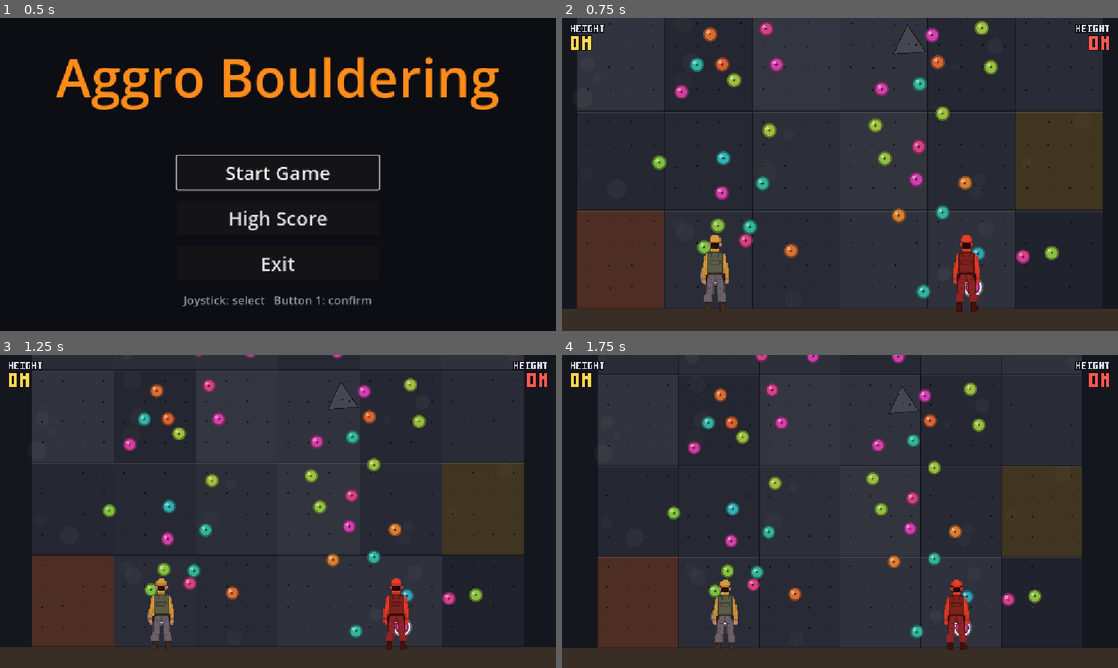
Above: before the commit, frames 1-4 (two rows, left to right).
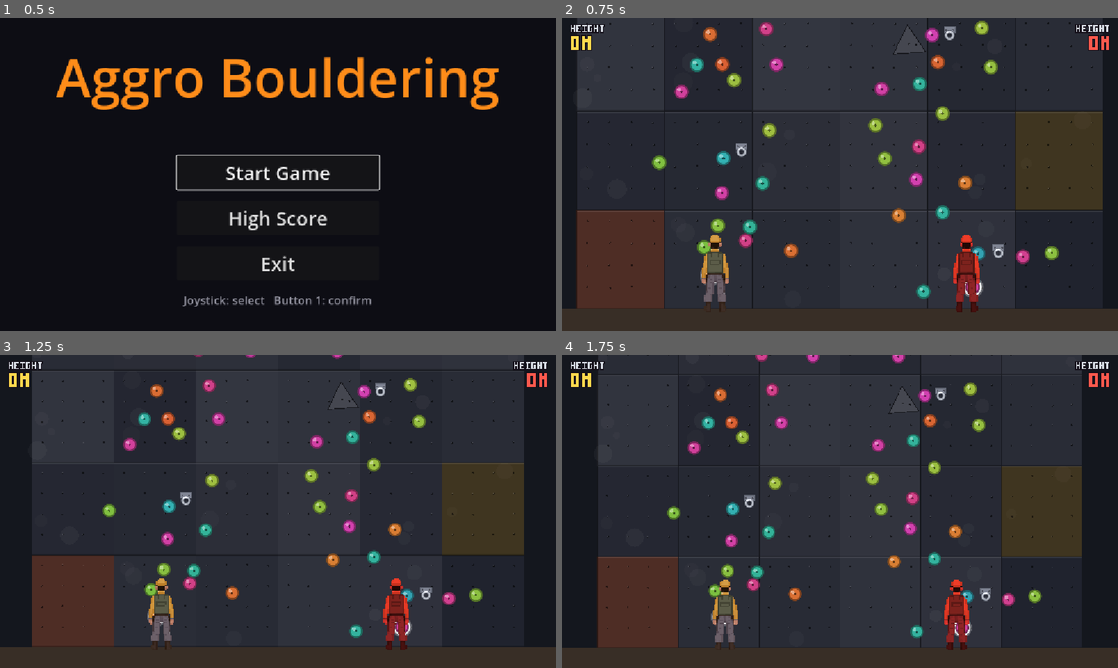
Above: after the commit, the same moments.

Repository: eastlin7/arcade-game-hackathon
Game: Godot game, scene res://Main.tscn
Two runs of this game, one before a commit and one after it. Both use one fixed random seed, a clock stepped at 60 frames per second and the inputs below.
Inputs:
- Up to frame 1 (0.5 s): no input
- Up to frame 2 (0.75 s): click "Start Game" at 0.5 s
- Up to frame 3 (1.25 s): no input
- Up to frame 4 (1.75 s): tap Enter (ui_accept) at 1.25, 1.52 s; hold Right (ui_right) from 1.28 s (still down)

Frame 1 is identical in both runs. In frame 2, 0.2% of the frame differs, in the area x 31-80%, y 2-77%; in frame 3, 0.2%; in frame 4, 0.2%.

Commit message:
feat: tether system — anchor points, fall floor, verlet rope, handoff
- HoldSpawner: deterministic tether points every 7 rows per guide line
  (phase-shifted per line), placed beside the guide-line hold
- TetherPoint.gd: code-drawn piton/ring in group tether_points; on handoff
  it rips off the wall, falls with gravity, frees 5 m below origin
- Player.gd: auto-attach within 60 px, Y-only floor clamp 1 m below anchor
  in _integrate_forces (constraint outlives streamed-out point nodes)
- TetherRope.gd: 12-point verlet rope with sag/sway, drawn via
  draw_polyline; 0.18 s ease-out shoot-out on attach

Diff:
--- a/HoldSpawner.gd
+++ b/HoldSpawner.gd
@@ -27,7 +27,12 @@
 
 const HoldScene := preload("res://Hold.tscn")
 const BottleScene := preload("res://Bottle.tscn")
+const TetherPointScript := preload("res://TetherPoint.gd")
 const BOTTLE_CHANCE := 0.18  # chance per row a bottle sits on the wall
+# Tether points: one per guide line every TETHER_INTERVAL rows (phase-shifted
+# per line so both players' points don't land on the same row).
+const TETHER_INTERVAL := 7
+const TETHER_PHASES: Array[int] = [3, 6]
 
 # row_index -> container Node2D holding that row's holds.
 var _rows: Dictionary = {}
@@ -111,7 +116,19 @@
 				placed.append(hx)
 
 
-	# 3. Occasional throwable bottle, parked clear of this row's holds.
+	# 3. Deterministic tether point on a guide line every TETHER_INTERVAL rows
+	# (alongside the row's normal holds, nudged to the side of the line).
+	for line in LINE_STARTS.size():
+		if r > 0 and (r + TETHER_PHASES[line]) % TETHER_INTERVAL == 0:
+			var lx := _get_line_x(line, r)
+			var side := -1.0 if rng.randf() < 0.5 else 1.0
+			var tx := clampf(lx + side * rng.randf_range(30.0, 55.0), X_MIN, X_MAX)
+			var tp := Node2D.new()
+			tp.set_script(TetherPointScript)
+			tp.position = Vector2(tx, row_y + rng.randf_range(-JITTER_Y, JITTER_Y))
+			container.add_child(tp)
+
+	# 4. Occasional throwable bottle, parked clear of this row's holds.
 	if rng.randf() < BOTTLE_CHANCE:
 		var bx := rng.randf_range(X_MIN, X_MAX)
 		if _clear_of(placed, bx):
--- a/Player.gd
+++ b/Player.gd
@@ -45,7 +45,20 @@
 var _hl_left_hold: Node2D = null
 var _hl_right_hold: Node2D = null
 
+# Tether: auto-attach when the body gets within this range of a tether point.
+const TETHER_ATTACH_RADIUS := 60.0
+# While tethered, the body can never fall more than 1 m below the anchor.
+const TETHER_FLOOR_DROP := 100.0
+
+# Current tether point (null when untethered) and its frozen anchor position.
+var tether_point: Node2D = null
+var tether_anchor := Vector2.ZERO
+# Anchor constraint survives even if the point node is streamed out below.
+var tether_active := false
+var _tether_rope: Node2D = null
+
 const GrabSplashScript := preload("res://GrabSplash.gd")
+const TetherRopeScript := preload("res://TetherRope.gd")
 const GrabWhiffScript := preload("res://GrabWhiff.gd")
 const HitTextScript := preload("res://HitText.gd")
 const RedTintShader := preload("res://red_tint.gdshader")
@@ -87,6 +100,11 @@
 	_mat.set_shader_parameter("mix_amount", 0.8 if red_tint else 0.0)
 	for sprite: CanvasItem in [$BodySprite, $LeftArm/ArmSprite, $RightArm/ArmSprite]:
 		sprite.material = _mat
+	# Rope visual: child node drawing in world space (top_level in its _ready).
+	_tether_rope = Node2D.new()
+	_tether_rope.set_script(TetherRopeScript)
+	_tether_rope.player = self
+	add_child(_tether_rope)
 
 
 func _physics_process(delta: float) -> void:
@@ -134,6 +152,35 @@
 
 	# While gripping, the climber holds on: no gravity sag, movement is steered.
 	gravity_scale = 0.0 if (left_locked or right_locked) else 1.0
+
+	_update_tether()
+
+
+# Auto-attach to a nearby tether point; on a new attachment the old point is
+# ripped off the wall and falls away (a climber only ever has one safety line).
+func _update_tether() -> void:
+	if tether_point != null and not is_instance_valid(tether_point):
+		tether_point = null  # node streamed out; anchor + rope stay live
+	var best: Node2D = null
+	var best_d := TETHER_ATTACH_RADIUS
+	for tp: Node2D in get_tree().get_nodes_in_group("tether_points"):
+		if tp == tether_point:
+			continue
+		var d := tp.global_position.distance_to(global_position)
+		if d < best_d:
+			best_d = d
+			best = tp
+	if best == null:
+		return
+	if tether_point != null and is_instance_valid(tether_point):
+		tether_point.detach_and_fall()
+	tether_point = best
+	tether_anchor = best.global_position
+	tether_active = true
+	# Rope shoots out from the body to the ring (constraint is live immediately;
+	# only the visual animates — keeps it snappy).
+	_tether_rope.shoot_to(tether_anchor)
+	_spawn_grab_splash(tether_anchor)
 
 
 # Bottle hit: hands fly open and can't grip for `duration`. Carried bottles drop.
@@ -323,6 +370,15 @@
 	_apply_arm_constraint(state, left_locked, left_anchor, LEFT_SHOULDER, true)
 	_apply_arm_constraint(state, right_locked, right_anchor, RIGHT_SHOULDER, false)
 
+	# Tether floor: free to climb up/sideways, but never drop more than 1 m
+	# below the anchor. Y-only clamp, downward velocity killed.
+	if tether_active:
+		var floor_y := tether_anchor.y + TETHER_FLOOR_DROP
+		if state.transform.origin.y > floor_y:
+			state.transform.origin.y = floor_y
+			if state.linear_velocity.y > 0.0:
+				state.linear_velocity.y = 0.0
+
 	# Rigid grip: velocity is steered, not force-pushed. No input -> hold still.
 	if left_locked or right_locked:
 		var desired := aim_dir * CLIMB_SPEED
--- /dev/null
+++ b/TetherPoint.gd
@@ -0,0 +1,63 @@
+extends Node2D
+# Safety tether point: a metal piton/ring bolted to the wall. Players auto-
+# attach by proximity (see Player.gd). When a player moves on to a newer
+# point, the old one is ripped from the wall and falls away.
+#
+# Code-drawn like Hold.gd — no textures.
+
+const RING_COLOR := Color(0.72, 0.74, 0.78)   # steel
+const RING_DARK := Color(0.38, 0.40, 0.45)
+const PLATE_COLOR := Color(0.50, 0.52, 0.58)
+const BOLT_COLOR := Color(0.30, 0.31, 0.35)
+const FALL_GRAVITY := 980.0
+const FALL_FREE_DIST := 500.0  # free after falling 5 m below origin
+
+var _falling := false
+var _fall_velocity := Vector2.ZERO
+var _fall_origin_y := 0.0
+var _spin := 0.0
+
+
+func _ready() -> void:
+	add_to_group("tether_points")
+	queue_redraw()
+
+
+# Rip the point off the wall: no longer attachable, falls with simple gravity
+# and is freed once it has dropped 5 meters below where it was mounted.
+func detach_and_fall() -> void:
+	if _falling:
+		return
+	_falling = true
+	remove_from_group("tether_points")
+	_fall_origin_y = global_position.y
+	_fall_velocity = Vector2(randf_range(-40.0, 40.0), -60.0)  # small pop off the wall
+	_spin = randf_range(-6.0, 6.0)
+	# Escape the spawner's row container so scroll-out cleanup can't free the
+	# row (and this node with it) before the fall finishes.
+	var world := get_tree().current_scene
+	if world != null and get_parent() != world:
+		call_deferred("reparent", world)
+
+
+func _process(delta: float) -> void:
+	if not _falling:
+		return
+	_fall_velocity.y += FALL_GRAVITY * delta
+	global_position += _fall_velocity * delta
+	rotation += _spin * delta
+	if global_position.y > _fall_origin_y + FALL_FREE_DIST:
+		queue_free()
+
+
+func _draw() -> void:
+	# Wall plate with two bolt heads.
+	draw_rect(Rect2(-12.0, -6.0, 24.0, 12.0), PLATE_COLOR)
+	draw_rect(Rect2(-12.0, -6.0, 24.0, 12.0), RING_DARK, false, 2.0)
+	draw_circle(Vector2(-8.0, 0.0), 2.2, BOLT_COLOR)
+	draw_circle(Vector2(8.0, 0.0), 2.2, BOLT_COLOR)
+	# Hanging steel ring below the plate.
+	draw_arc(Vector2(0.0, 12.0), 8.0, 0.0, TAU, 20, RING_DARK, 5.0, true)
+	draw_arc(Vector2(0.0, 12.0), 8.0, 0.0, TAU, 20, RING_COLOR, 2.5, true)
+	# Highlight glint on the ring.
+	draw_arc(Vector2(0.0, 12.0), 8.0, -2.4, -1.2, 6, Color(0.95, 0.96, 1.0), 2.0, true)
--- /dev/null
+++ b/TetherRope.gd
@@ -0,0 +1,100 @@
+extends Node2D
+# Sagging, swaying safety rope between a player and their tether anchor.
+# Cheap verlet chain (SEGMENTS points, a couple of relaxation passes) drawn
+# with a single draw_polyline — fine on old GPUs.
+#
+# Owned by the player, lives in world space (top_level). When the player
+# attaches to a new point the rope "shoots out": the far endpoint travels
+# from the player to the anchor over SHOOT_TIME before settling.
+
+const SEGMENTS := 12               # point count (11 rope segments)
+const GRAVITY := Vector2(0.0, 520.0)
+const DAMPING := 0.985
+const RELAX_ITERATIONS := 2
+const SLACK := 1.12                # rest length = distance * slack -> visible sag
+const MIN_REST_LEN := 3.0
+const SHOOT_TIME := 0.18
+const ROPE_COLOR := Color(0.85, 0.62, 0.30)
+const ROPE_COLOR_DARK := Color(0.55, 0.38, 0.18)
+
+var player: Node2D = null          # near endpoint (pinned to body)
+var anchor := Vector2.ZERO         # far endpoint (tether point)
+
+var _pos: PackedVector2Array = []
+var _prev: PackedVector2Array = []
+var _shoot_t := 1.0                # 0..1, <1 while the shoot-out plays
+var _active := false
+
+
+func _ready() -> void:
+	top_level = true  # world-space drawing, ignore player transform
+	global_position = Vector2.ZERO
+	z_index = -1      # behind the climber sprites
+
+
+func shoot_to(target: Vector2) -> void:
+	anchor = target
+	_active = true
+	_shoot_t = 0.0
+	# Reset the chain bunched at the player; it uncoils as the tip flies out.
+	var start := player.global_position if player != null else target
+	_pos.resize(SEGMENTS)
+	_prev.resize(SEGMENTS)
+	for i in SEGMENTS:
+		_pos[i] = start
+		_prev[i] = start
+
+
+func deactivate() -> void:
+	_active = false
+	queue_redraw()
+
+
+func _process(delta: float) -> void:
+	if not _active or player == null:
+		return
+	var head := player.global_position
+	var tip := anchor
+	if _shoot_t < 1.0:
+		_shoot_t = minf(_shoot_t + delta / SHOOT_TIME, 1.0)
+		# Ease-out flight of the rope tip toward the ring.
+		var t := 1.0 - (1.0 - _shoot_t) * (1.0 - _shoot_t)
+		tip = head.lerp(anchor, t)
+
+	# Verlet integrate the free points (endpoints pinned below).
+	var dt2 := delta * delta
+	for i in range(1, SEGMENTS - 1):
+		var p := _pos[i]
+		var vel := (p - _prev[i]) * DAMPING
+		_prev[i] = p
+		_pos[i] = p + vel + GRAVITY * dt2
+
+	# Pin endpoints, then relax segment lengths.
+	_pos[0] = head
+	_pos[SEGMENTS - 1] = tip
+	var rest := maxf(head.distance_to(tip) * SLACK / float(SEGMENTS - 1), MIN_REST_LEN)
+	for _it in RELAX_ITERATIONS:
+		_pos[0] = head
+		_pos[SEGMENTS - 1] = tip
+		for i in range(0, SEGMENTS - 1):
+			var a := _pos[i]
+			var b := _pos[i + 1]
+			var d := a.distance_to(b)
+			if d < 0.001:
+				continue
+			var diff := (d - rest) / d * 0.5
+			var offset := (b - a) * diff
+			if i > 0:
+				_pos[i] = a + offset
+			if i + 1 < SEGMENTS - 1:
+				_pos[i + 1] = b - offset
+		_pos[0] = head
+		_pos[SEGMENTS - 1] = tip
+	queue_redraw()
+
+
+func _draw() -> void:
+	if not _active or _pos.size() < 2:
+		return
+	draw_polyline(_pos, ROPE_COLOR_DARK, 4.0, true)
+	draw_polyline(_pos, ROPE_COLOR, 2.2, true)
Not shown, added: TetherPoint.gd.uid
Not shown, added: TetherRope.gd.uid
